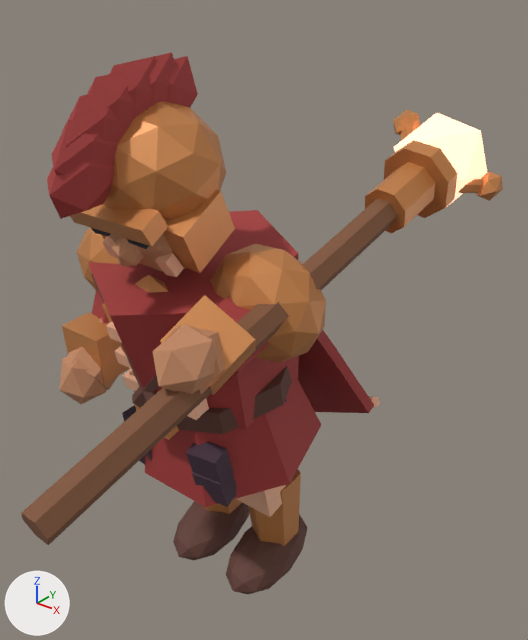
Two versions of the Blender file art/blend/livia.blend, one commit apart.
The view is the same before and after, from a camera (50 mm lens) standing at (1.54, -1.86, 2.24) and looking at (0.14, -0.11, 1.15). The lights are fixed; the arrows at lower left show +X, +Y and +Z. The first picture is the older version. Both versions are drawn at frame 7 of the action 'Cast • Weapon arm'; the numbers are the values there.

In view in the first picture: 'Boot', 'Boot.001', 'Carved staff', 'Conduit', 'Dyed cape', 'Forged pauldron.001', 'Gripping hand.001', 'Guard plate.001', 'Helmet bowl', 'Hinged cheek plate.001', 'Pleated hem', 'Ribbed jerkin' and 43 more.
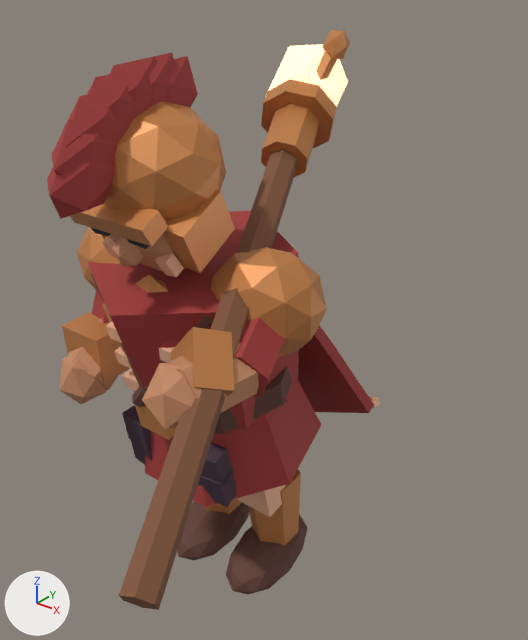
ob_weapon_arm is not drawn itself; it is the parent of ob_forged_pauldron_001, ob_sleeve_001, ob_forearm_001, ob_guard_plate_001, ob_gripping_hand_001, ob_carved_staff, ob_fret_binding, ob_crown_collar.

What differs and where, as boxes [x1, y1, x2, y2] in the pictures (528 x 640 px):
```json
{"object": "Carved staff", "change": "turned", "before": [21, 199, 397, 545], "after": [119, 149, 297, 610]}
{"object": "Forged pauldron.001", "change": "turned", "before": [210, 244, 326, 363], "after": [211, 247, 327, 357]}
{"object": "Conduit", "change": "turned", "before": [394, 113, 487, 206], "after": [265, 44, 348, 107]}
{"object": "Fret binding", "change": "turned", "before": [365, 162, 435, 233], "after": [261, 103, 319, 177]}
{"object": "Guard plate.001", "change": "turned", "before": [160, 295, 256, 395], "after": [171, 327, 234, 396]}
{"object": "Gripping hand.001", "change": "turned", "before": [152, 324, 219, 394], "after": [142, 362, 195, 429]}
{"object": "Crown collar", "change": "turned", "before": [384, 140, 458, 218], "after": [261, 79, 337, 149]}
{"object": "Sleeve.001", "change": "turned", "before": [217, 296, 269, 384], "after": [234, 318, 285, 397]}
{"object": "Forearm.001", "change": "turned", "before": [167, 325, 226, 394], "after": [170, 343, 259, 413]}
{"object": "Crown tip.001", "change": "turned", "before": [476, 172, 503, 201], "after": [323, 30, 350, 59]}
{"object": "Crown branch.001", "change": "turned", "before": [459, 179, 483, 193], "after": [317, 52, 337, 80]}
{"object": "Crown tip", "change": "turned", "before": [393, 109, 420, 136], "on screen": "not visible afterwards"}
{"object": "Crown branch", "change": "turned", "before": [401, 126, 414, 141], "on screen": "not visible afterwards"}
```

Scene script edits in JSON lines:
```json
{"op": "set", "path": "ob_weapon_arm.rotation_euler", "old": "(-1.49, 0.53, 0.0)", "new": "(-1.1, -0.82, 0.0)", "note": "degrees (-85, 30, 0) -> degrees (-63, -47, 0)"}
```
